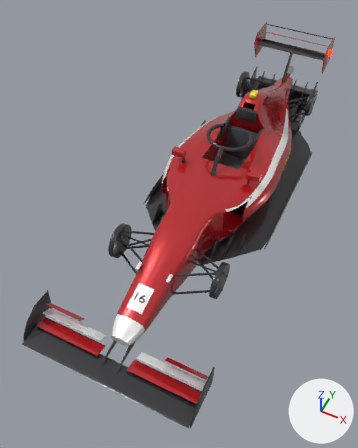
What one commit did to the glTF model content/cars/fugazzi-sf26/fugazzi_sf26.glb.
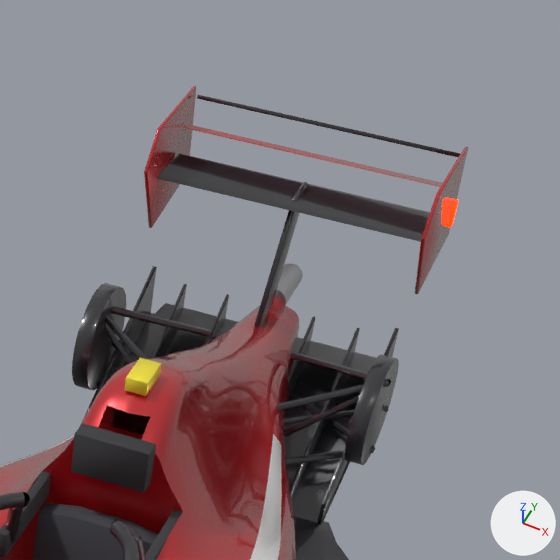
Each version is shown whole from a 50 mm lens placed at (1.52, -4.44, 4.47), pointed at (-0.24, -0.91, 0.06), then close up on the part from 61% to 100% of the width and 0% to 31% of the height. The axes (+X, +Y, +Z) are drawn at lower right. The lights are the same throughout. The first two pictures are the older version. Vertices at exactly the same position are counted once.

In view in the first close-up: 'fugazzi_sf26'.
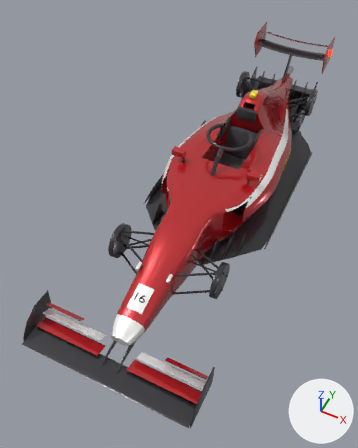
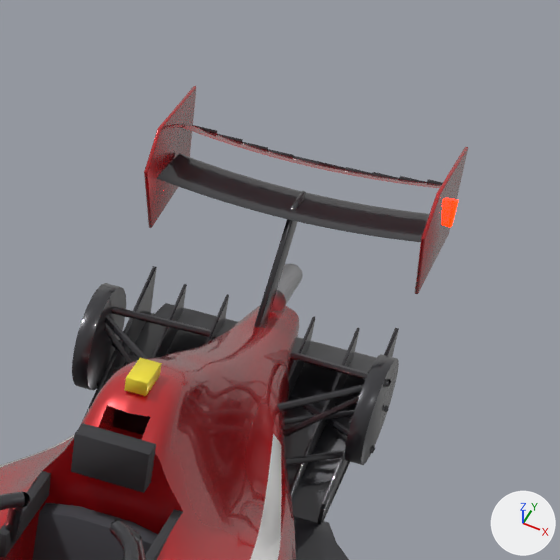
The edits, one by one:
me_fugazzi_sf26 is used by ob_fugazzi_sf26; location (0.0, 0.0, 0.0).
me_fugazzi_sf26 had 22616 vertices, 43011 faces and spanned x -0.91..0.91, y -3.02..2.56, z 0.0..1.02.
me_fugazzi_sf26 now has 24246 vertices, 46249 faces and spans x -0.91..0.91, y -3.02..2.56, z 0.0..1.02.
me_fugazzi_sf26 part 1: the loose piece of 56 vertices spanning x -0.5..0.5, y 2.54..2.55, z 0.93..0.94 is scaled about its middle by (0.1, 1, 1), then moved by (-0.45, -0.02, -0.11).
me_fugazzi_sf26 part 2: the loose piece of 56 vertices spanning x -0.52..-0.51, y 2.54..2.56, z 0.66..0.76 is copied, and the copy is scaled about its middle by (12.5, -0.185, 0), then moved by (0.17, -0.03, 0.1), in mat_car_carbon (dark grey #303035); it spans x -0.4..-0.3, y 2.52..2.53, z 0.8..0.82.
me_fugazzi_sf26 part 3: the loose piece of 56 vertices spanning x -0.52..-0.51, y 2.54..2.56, z 0.66..0.76 is copied, and the copy is scaled about its middle by (12.5, -0.185, 0), then moved by (0.27, -0.03, 0.09), in mat_car_carbon (dark grey #303035); it spans x -0.3..-0.2, y 2.52..2.53, z 0.8..0.81.
me_fugazzi_sf26 part 4: the loose piece of 56 vertices spanning x -0.5..0.5, y 2.54..2.55, z 0.93..0.94 is copied, and the copy is scaled about its middle by (0.1, 1, 1), then moved by (-0.15, -0.02, -0.13); it spans x -0.2..-0.1, y 2.52..2.53, z 0.79..0.81.
me_fugazzi_sf26 part 5: the loose piece of 56 vertices spanning x -0.5..0.5, y 2.54..2.55, z 0.93..0.94 is copied, and the copy is scaled about its middle by (0.1, 1, 1), then moved by (0.15, -0.02, -0.13); it spans x 0.1..0.2, y 2.52..2.53, z 0.79..0.81.
me_fugazzi_sf26 part 6: the loose piece of 56 vertices spanning x 0.51..0.52, y 2.54..2.56, z 0.66..0.76 is copied, and the copy is scaled about its middle by (12.5, -0.185, 0), then moved by (-0.27, -0.03, 0.09), in mat_car_carbon (dark grey #303035); it spans x 0.2..0.3, y 2.52..2.53, z 0.8..0.81.
me_fugazzi_sf26 part 7: the loose piece of 56 vertices spanning x 0.51..0.52, y 2.54..2.56, z 0.66..0.76 is copied, and the copy is scaled about its middle by (12.5, -0.185, 0), then moved by (-0.17, -0.03, 0.1), in mat_car_carbon (dark grey #303035); it spans x 0.3..0.4, y 2.52..2.53, z 0.8..0.82.
me_fugazzi_sf26 part 8: the loose piece of 56 vertices spanning x 0.51..0.52, y 2.54..2.56, z 0.66..0.76 is copied, and the copy is scaled about its middle by (12.5, -0.185, 0), then moved by (-0.07, -0.03, 0.11), in mat_car_carbon (dark grey #303035); it spans x 0.4..0.5, y 2.52..2.53, z 0.82..0.83.
me_fugazzi_sf26 part 9: a new loose piece of 68 vertices spanning x -0.1..0.1, y 2.52..2.53, z 0.79..0.8, in mat_car_carbon (dark grey #303035).
me_fugazzi_sf26 part 10: 56 vertices moved from x -0.01..0.01, y 2.24..2.36, z 0.79..0.8 to x -0.01..0.01, y 2.24..2.36, z 0.76; 1170 vertices added at x -0.44..0.44, y 2.16..2.53, z 0.73..0.87.

Where the change shows, as pixel boxes [x1, y1, x2, y2] in the close-ups (560 x 560 px; the box of a moved part takes in the faces that stretch with it):
part 1 of me_fugazzi_sf26, moved or reshaped: before [197, 95, 460, 157]; after [192, 125, 217, 134]
part 2 of me_fugazzi_sf26, added: after [217, 134, 243, 143]
part 3 of me_fugazzi_sf26, added: after [242, 142, 268, 150]
part 4 of me_fugazzi_sf26, added: after [267, 149, 294, 157]
part 5 of me_fugazzi_sf26, added: after [345, 167, 372, 175]
part 6 of me_fugazzi_sf26, added: after [372, 172, 399, 179]
part 7 of me_fugazzi_sf26, added: after [399, 176, 427, 183]
part 8 of me_fugazzi_sf26, added: after [427, 179, 443, 185]
part 9 of me_fugazzi_sf26, added: after [293, 156, 346, 169]
part 10 of me_fugazzi_sf26, cut back: before [293, 182, 308, 199]; after [157, 125, 441, 242]
